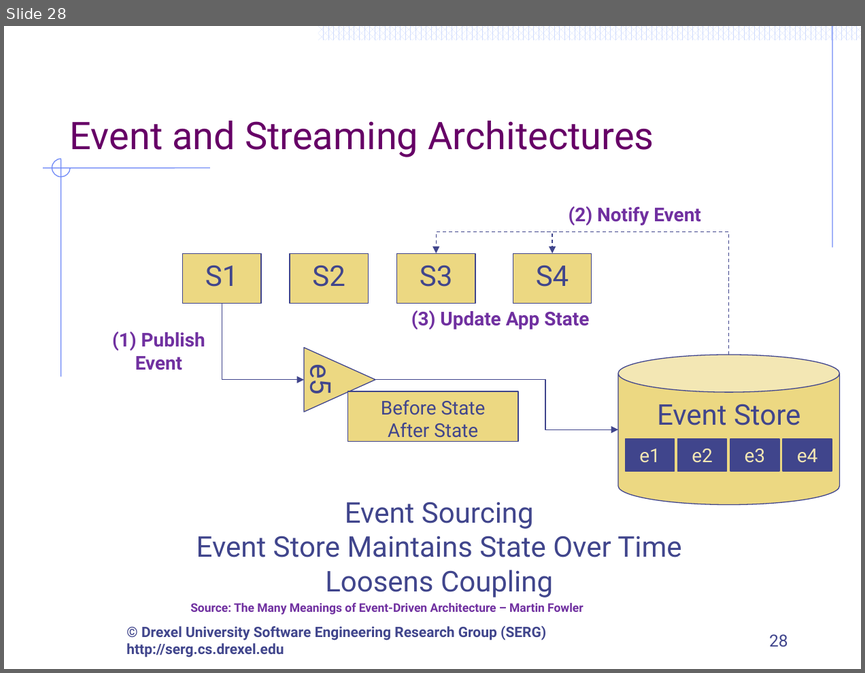
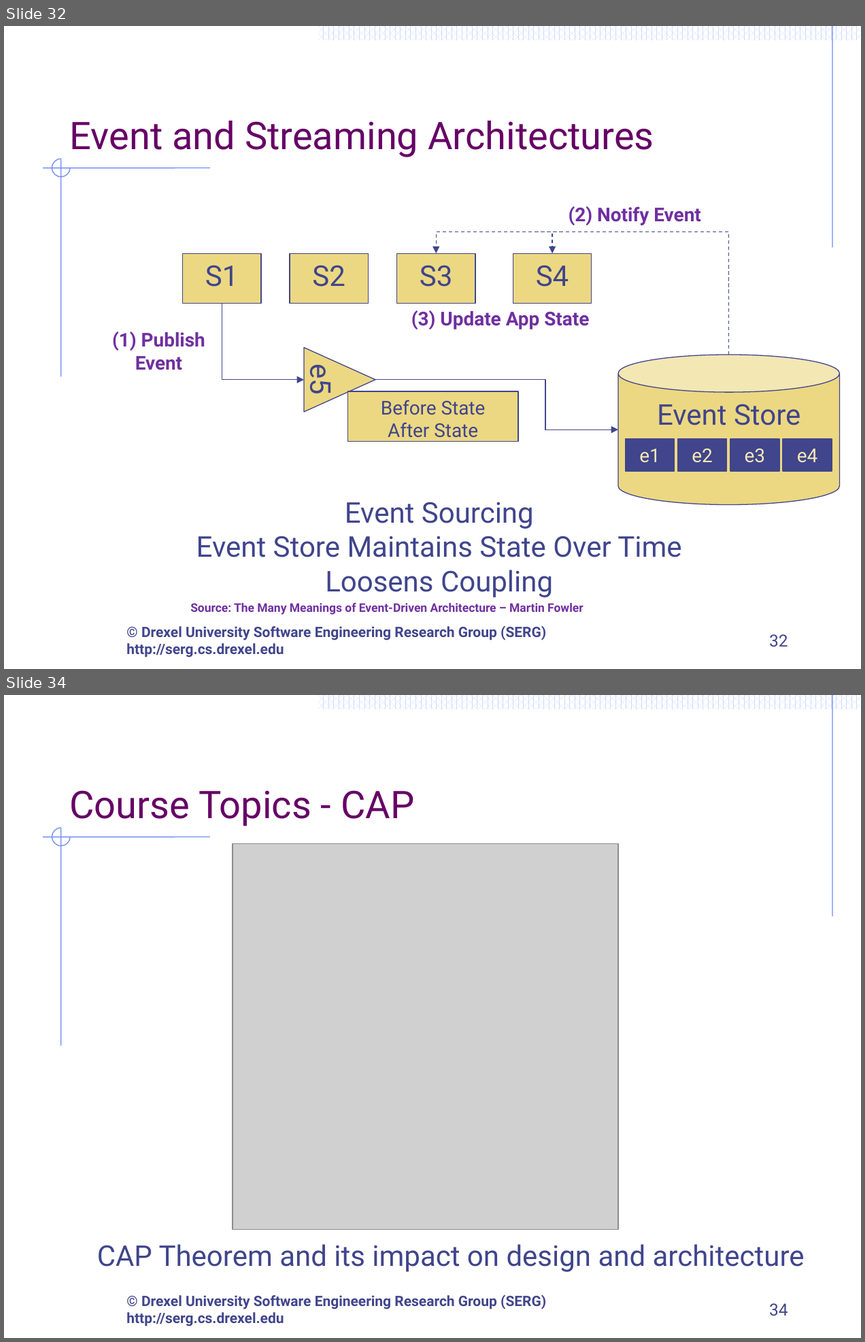
Before and after one commit to ArchitectingSoftware/CS575-SoftwareDesign, a slide deck: Lectures/M1-CourseOverview.pptx. Shown one above the other, each under a label of ours: slide 28 before the commit, slides 32 and 34 after it; the slides between them are not shown. The pictures are 865x673 and 865x1342 pixels, drawn with LibreOffice and Linux fonts; fonts in the diff are those of the drawing; grey boxes stand for pictures; background and template pictures are left out. Boxes give left, top, right and bottom in pixels: in the first picture for what was removed or moved away, otherwise in the second. Text is boxed around its words. In the diff, an @@ line names an element or a change of style, - is before the commit and + after.

```diff
--- a/Lectures/M1-CourseOverview.pptx
+++ b/Lectures/M1-CourseOverview.pptx
@@ slide 34 added at <box>4,695,861,1338</box>, background #FFFFFF; not listed: 57 template elements that a slide beside it also shows @@
@@ title added at <box>70,790,414,826</box>, 32 pt, text #660066 @@
+Course Topics - CAP
@@ picture added at <box>232,843,618,1229</box> @@
@@ text added at <box>97,1244,804,1272</box>, 24 pt, text #40458C @@
+CAP Theorem and its impact on design and architecture
@@ page number added at <box>769,1303,788,1316</box>, 14 pt, text #40458C @@
+34
@@ what was slide 28 is now slide 32 @@
@@ page number at <box>769,634,788,647</box>: text changed @@
-28
+32
```
Also in this commit, not shown: 5 slides changed, 6 other slides added, 1 slide removed, 1 other file.
